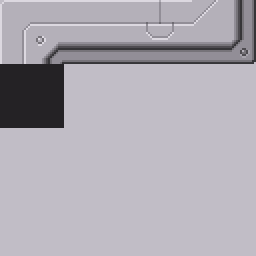
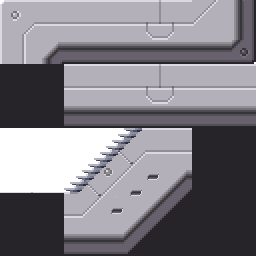
The second w=256, h=256 image is a revision of the first. Changes to its layers:
renamed "Camada 4" to "L Fora", moved it above "Chão_Liso", painted on it over left=0, top=0, right=64, bottom=64
added layer "Chão_Liso" above "Chão_Detalhe" over left=64, top=50, right=128, bottom=64
added layer "Chão_Detalhe" above "L Dentro" over left=128, top=50, right=192, bottom=64
renamed "Camada 3" to "L Dentro", painted on it over left=192, top=0, right=256, bottom=64
added layer "FundoEscuro copiar 2" above "FundoEscuro copiar" over left=192, top=128, right=256, bottom=192
added layer "FundoEscuro copiar" above "FundoEscuro" over left=0, top=193, right=64, bottom=256
renamed "Camada 5" to "FundoEscuro", painted on it over left=0, top=64, right=64, bottom=128
added group "Chão_Padrão" with 3 layers above "Camada 2" over left=64, top=64, right=256, bottom=128
added layer "Camada 1 copiar 2" in group "Chão_Padrão" over left=192, top=64, right=256, bottom=128
added layer "Camada 2 copiar" in group "Chão_Padrão" over left=128, top=64, right=192, bottom=128
added layer "Camada 1 copiar" in group "Chão_Padrão" over left=64, top=64, right=128, bottom=128
painted on "Camada 2" over left=64, top=50, right=192, bottom=256
added layer "Agrupar 2 (mesclada)" above "Agrupar 2" over left=0, top=128, right=256, bottom=256
moved "Camada 1" into group "Agrupar 2", painted on it over left=0, top=0, right=256, bottom=256
hid "Plano de Fundo", painted on it over left=0, top=0, right=256, bottom=256
